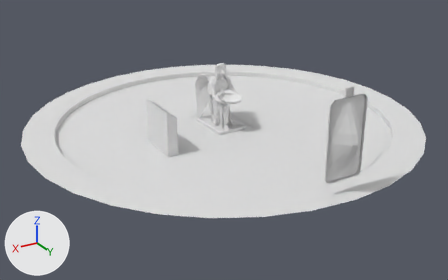
Two versions of the glTF model assets/angel.glb, one commit apart.
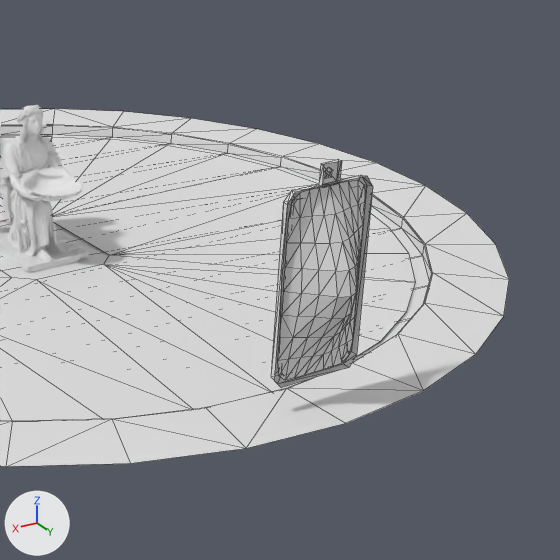
Each version appears first from a 50 mm camera at (8.33, 12.32, 6.48) aimed at (2.3, 2.28, 1.46), and next in a close-up on the part from 46% to 100% of the width and 6% to 92% of the height. The lights are fixed; the arrows at lower left show +X, +Y and +Z. The close-ups show mesh edges as thin lines. Where no turn or scale is listed for an object, it has been applied to the vertices. Vertices at the same position are counted once.

Names of what the first close-up shows: 'door', 'door_frame', 'floor', 'object', 'teleport'.
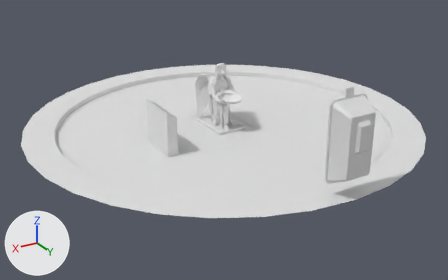
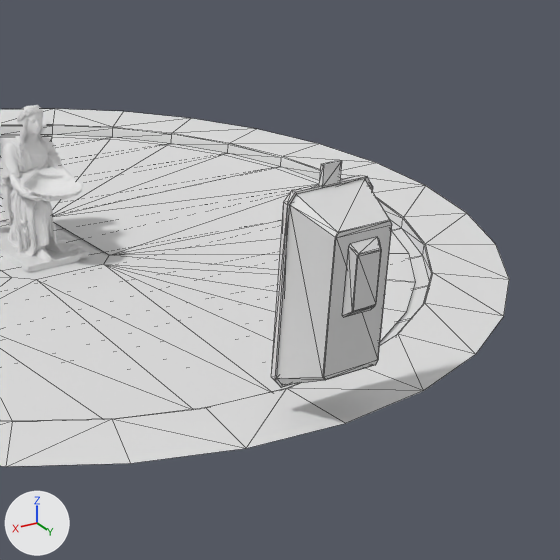
Commit message: door backs in vertigo and angel

Location of each change, [x1, y1, x2, y2] in pixels of the close-ups (560 x 560 px):
'door_frame', reshaped, moved, turned, rescaled: before [271, 159, 373, 388]; after [271, 160, 392, 387]
part 1 of me_hall, added: after [271, 175, 373, 387]
part 2 of me_hall, added: after [277, 179, 392, 385]
part 3 of me_hall, added: after [342, 237, 381, 318]
part 4 of me_hall, deleted: before [319, 159, 342, 187]
part 5 of me_hall, deleted: before [271, 175, 373, 388]
part 6 of me_hall, added: after [319, 160, 342, 186]
'door', unchanged, covered by the edit: before [278, 180, 365, 380]

Edits to the bpy script that builds the scene:
```text
Change me_hall:
    used by ob_door_frame; location = (0.016, 3.366, 1.469); rotation_euler = (0.0, 0.0, -1.571), in degrees (0, 0, -90); scale = (0.838, 0.838, 0.838)
    remove me_hall.from_pydata(...)  # 51 vertices, 67 faces; spans x -0.06..0.02, y -0.59..0.58, z -1.23..1.25
    add me_hall.from_pydata(...)  # 99 vertices, 159 faces; spans x -0.55..0.56, y -0.67..0.01, z -1.16..1.18
    me_hall part 1: a new loose piece of 32 vertices spanning x -0.55..0.56, y -0.07..0.01, z -1.16..0.96
    me_hall part 2: a new loose piece of 24 vertices spanning x -0.51..0.53, y -0.57..-0.06, z -1.15..0.94
    me_hall part 3: a new loose piece of 24 vertices spanning x -0.19..0.2, y -0.67..-0.57, z -0.24..0.54
    me_hall part 4: the loose piece of 8 vertices spanning x -0.05..-0.01, y -0.12..0.12, z 1.01..1.25 is deleted
    me_hall part 5
    32 vertices are removed from x -0.06..0.02, y -0.59..0.58, z -1.23..1.02
    48 faces are deleted
    me_hall part 6
    8 vertices are added at x -0.11..0.12, y -0.06..-0.02, z 0.95..1.18
    10 new faces join them
Change ob_door_frame:
    ob_door_frame.location: (0.016, 3.366, 1.469) -> (0.016, 3.357, 1.469)
    ob_door_frame.rotation_euler: (0.0, 0.0, -1.571) -> (0.0, 0.0, -3.142)  # degrees (0, 0, -90) -> degrees (0, 0, -180)
    ob_door_frame.scale: (0.838, 0.838, 0.838) -> (0.883, 0.883, 0.883)
```
